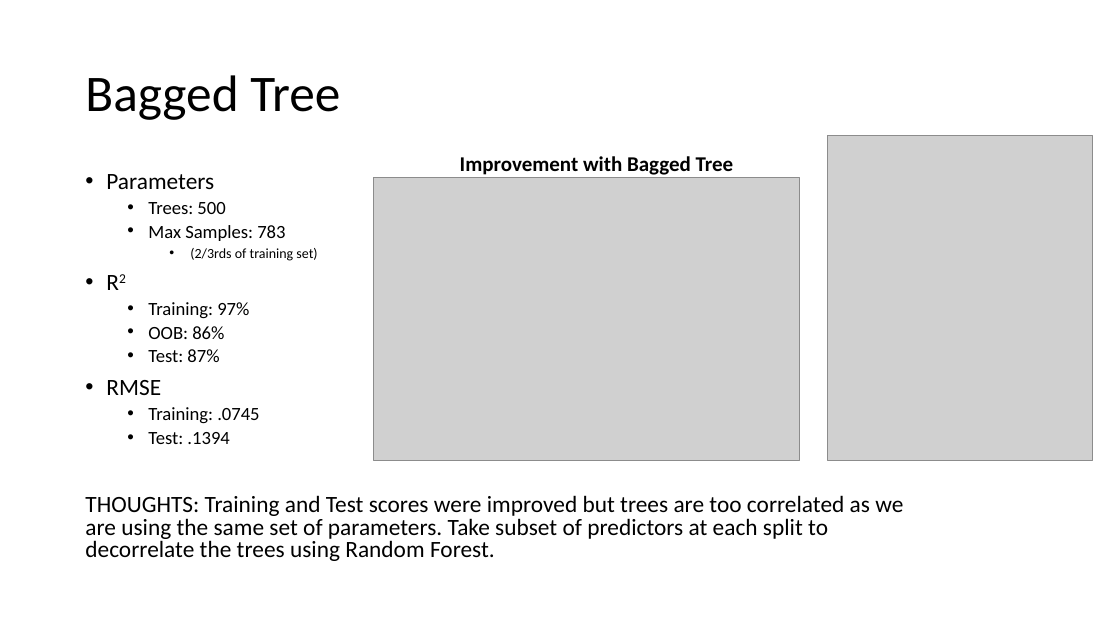
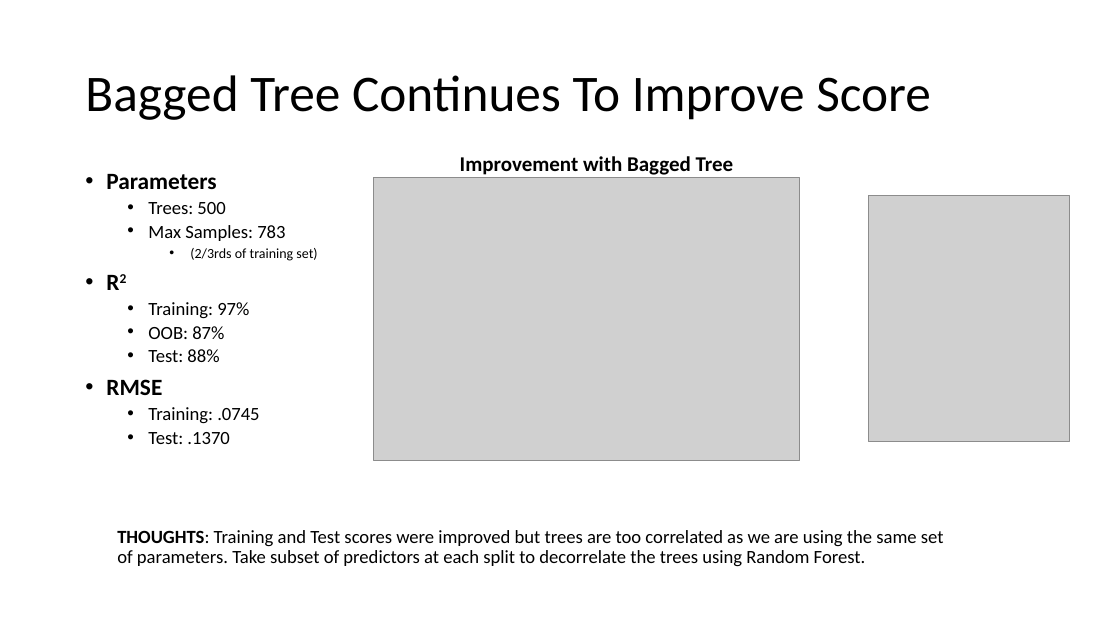
Before and after one commit to reflexiveprophecy/Kaggle_Predict_Ames_Iowa_Housing_Prices, a slide deck: slide 4 of Tree Based Models.pptx (slide 5 before the commit). Drawn at 1120x630 pixels with LibreOffice and Linux fonts; fonts in the diff are those of the drawing; grey boxes stand for pictures. Boxes give left, top, right and bottom in pixels: in the first picture for what was removed or moved away, otherwise in the second. Text is boxed around its words. In the diff, an @@ line names an element or a change of style, - is before the commit and + after.

```diff
--- a/Tree Based Models.pptx
+++ b/Tree Based Models.pptx
@@ title at (85,75,931,120): text changed @@
-Bagged Tree
+Bagged Tree Continues To Improve Score
@@ text at (106,174,216,395): bold on in "Parameters", "R2", "RMSE" @@
@@ picture: place and size @@
-picture at (828,135,1093,460)
+picture at (869,196,1070,442)
@@ text at (148,326,224,362): text changed @@
-  • OOB: 86%
-  • Test: 87%
+  • OOB: 87%
+  • Test: 88%
@@ text at (148,432,229,444): text changed @@
-  • Test: .1394
+  • Test: .1370
@@ text "THOUGHTS: Training and Test scores ...": place and size @@
-text "THOUGHTS: Training and Test scores ..." at (85,495,903,561)
+text "THOUGHTS: Training and Test scores ..." at (117,530,944,567)
@@ text "THOUGHTS: Training and Test scores ..." at (117,530,944,567): size 20 to 16 pt; bold on in "THOUGHTS:"; line spacing 0.8 to 0.9 @@
```
Also in this commit, not shown: 7 other slides changed, 1 slide added, 1 slide removed, 3 other files.
